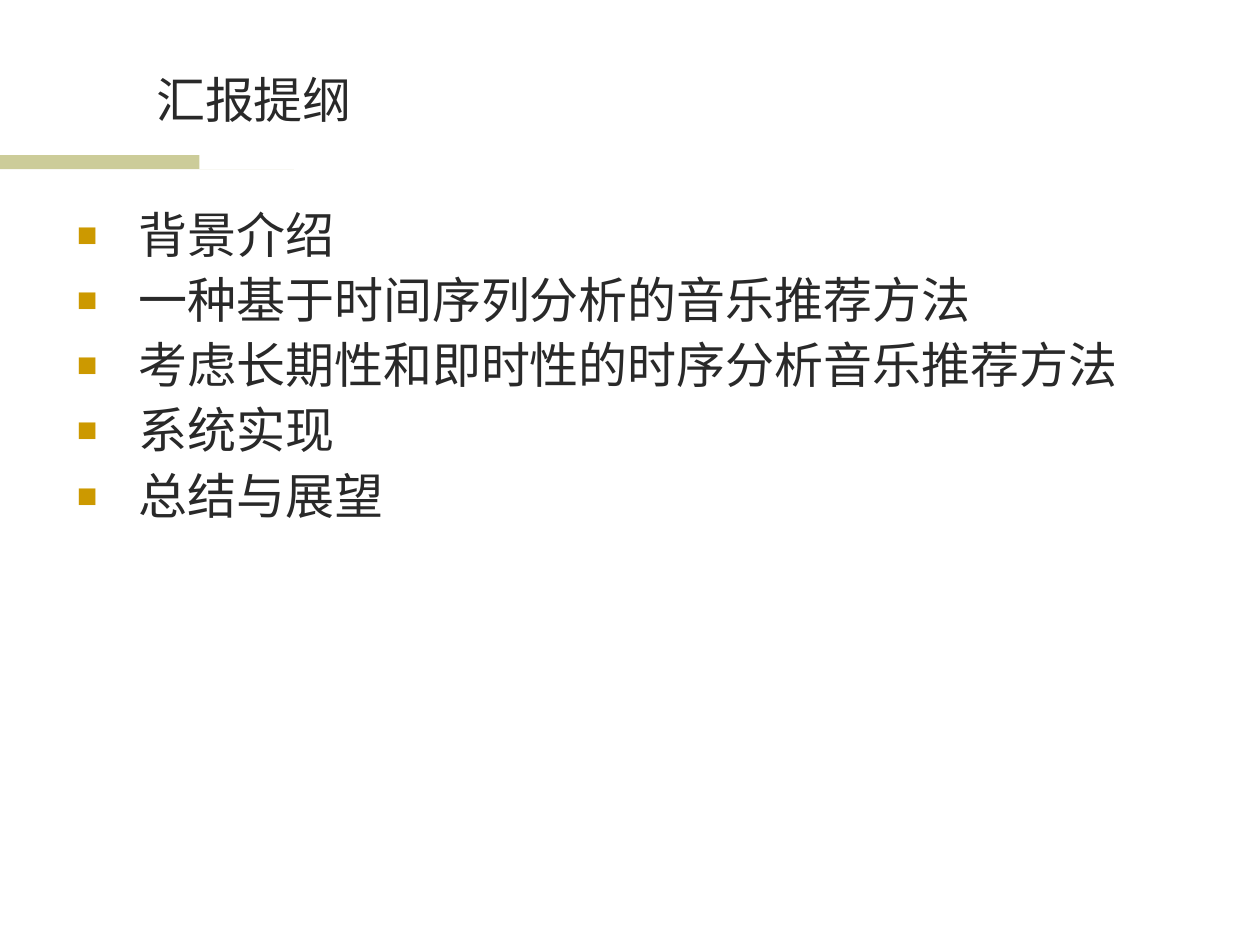
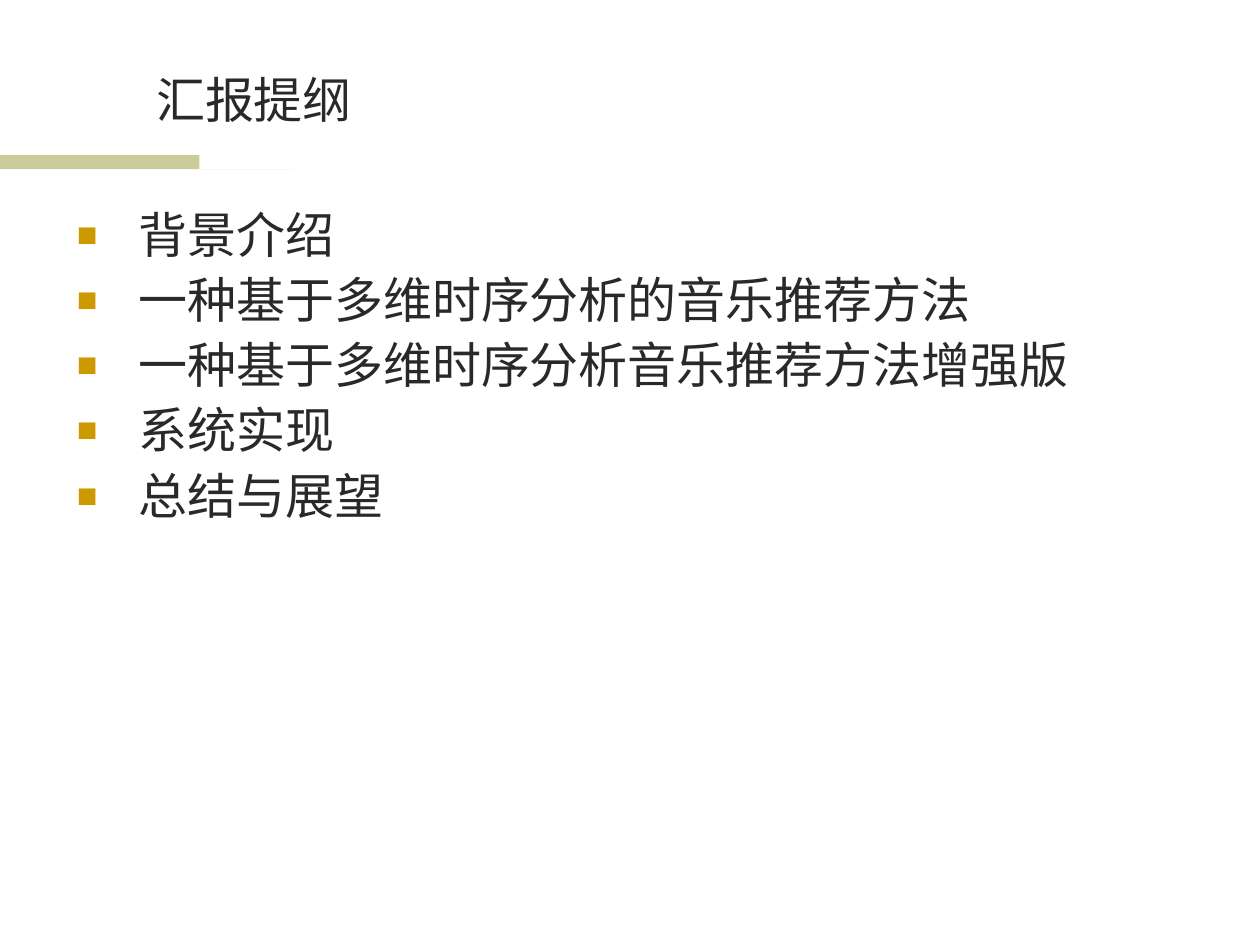
Before and after one commit to wwssttt/NJUThesis, a slide deck: slide 2 of ppt/一种基于时间序列分析的个性化音乐推荐系统及其实现.ppt. Drawn at 1260x945 pixels with LibreOffice and Linux fonts; fonts in the diff are those of the drawing; background and template pictures are left out. Boxes give left, top, right and bottom in pixels: in the first picture for what was removed or moved away, otherwise in the second. Text is boxed around its words. In the diff, an @@ line names an element or a change of style, - is before the commit and + after.

```diff
--- a/ppt/一种基于时间序列分析的个性化音乐推荐系统及其实现.ppt
+++ b/ppt/一种基于时间序列分析的个性化音乐推荐系统及其实现.ppt
@@ text at (x1=139, y1=276, x2=1069, y2=387): text changed @@
-■ 一种基于时间序列分析的音乐推荐方法
-■ 考虑长期性和即时性的时序分析音乐推荐方法
+■ 一种基于多维时序分析的音乐推荐方法
+■ 一种基于多维时序分析音乐推荐方法增强版
```
Also in this commit, not shown: 4 other slides changed.
